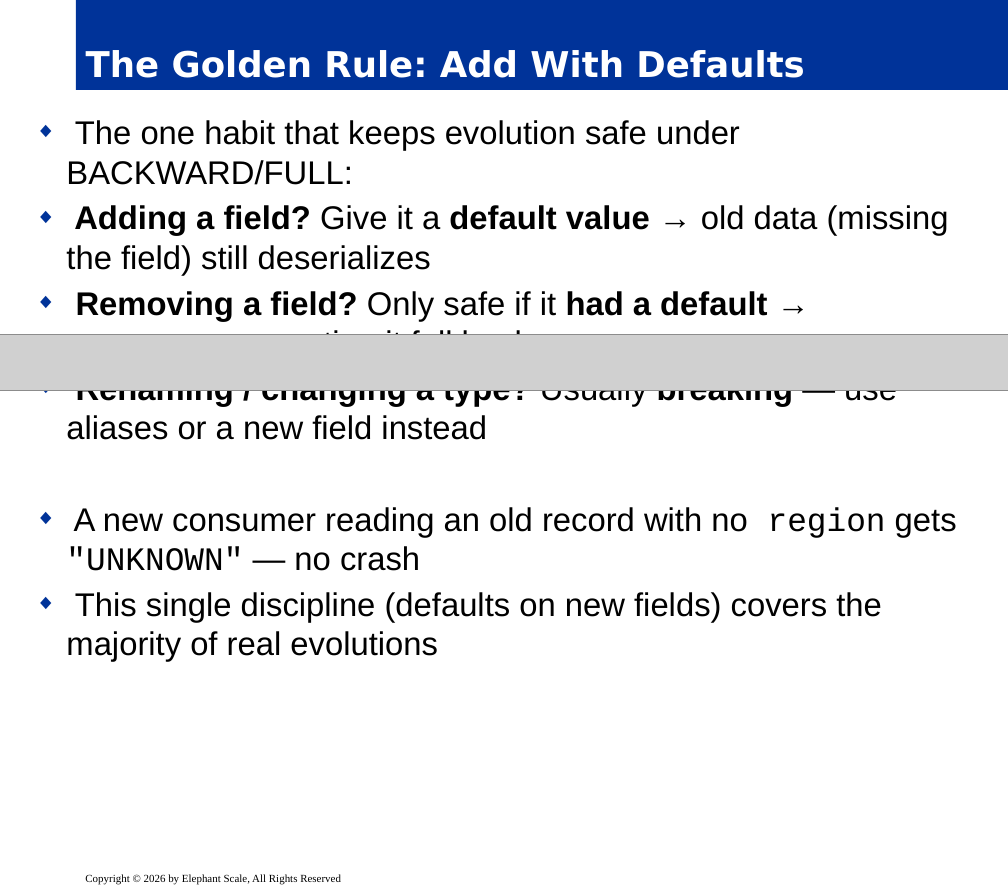
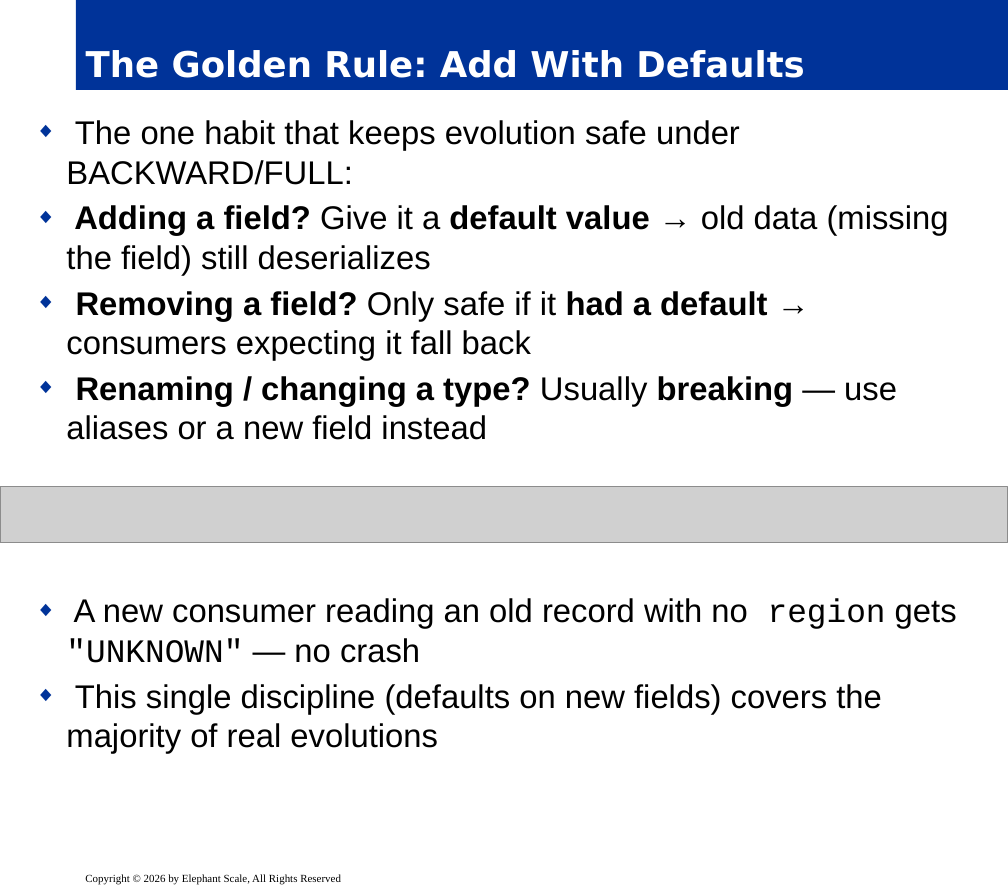
Before and after one commit to elephantscale/Apache-Kafka-for-Developers, a slide deck: slide 10 of slides/release/08__inter-4-schema-registry.pptx. Drawn at 1008x892 pixels with LibreOffice and Linux fonts; fonts in the diff are those of the drawing; grey boxes stand for pictures; background and template pictures are left out. Boxes give left, top, right and bottom in pixels: in the first picture for what was removed or moved away, otherwise in the second. Text is boxed around its words. In the diff, an @@ line names an element or a change of style, - is before the commit and + after.

```diff
--- a/slides/release/08__inter-4-schema-registry.pptx
+++ b/slides/release/08__inter-4-schema-registry.pptx
@@ text "The one habit that keeps ..." rewrapped from <box>66,120,957,662</box> to <box>66,120,957,754</box> @@
@@ picture: place and size @@
-picture at <box>0,334,1008,390</box>
+picture at <box>0,487,1008,543</box>
```
Also in this commit, not shown: 6 other slides changed, 1 other file.
